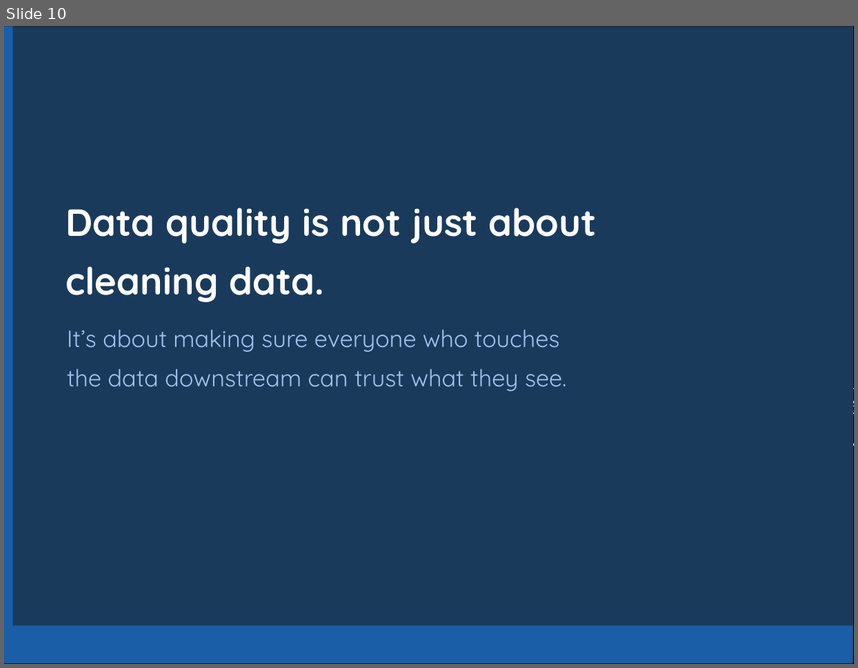
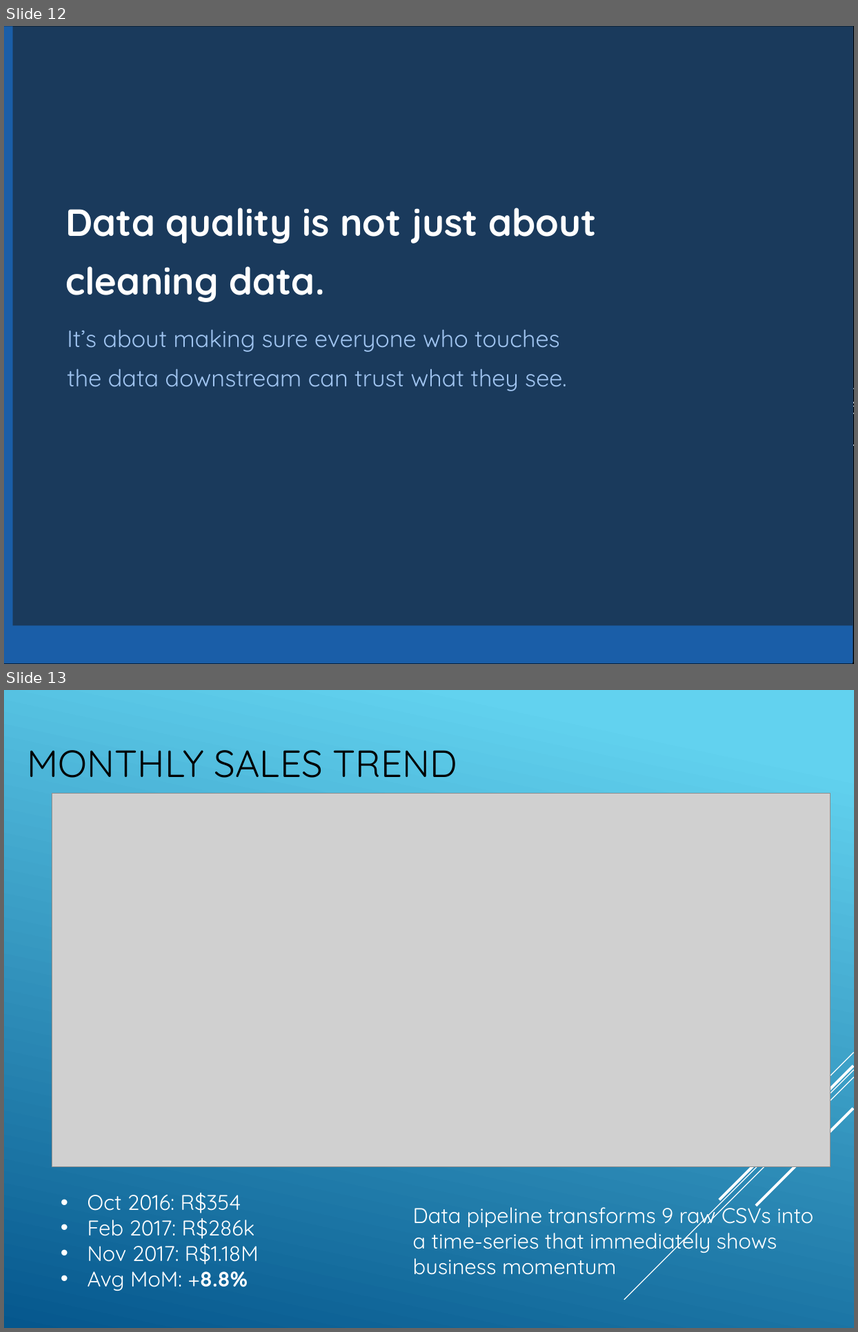
Before and after one commit to weihg27/ecommerce-project, a slide deck: slices/Olist_Ecommerce_Project_Presentation.pptx. Shown one above the other, each under a label of ours: slide 10 before the commit, slides 12 and 13 after it. The pictures are 858x668 and 858x1332 pixels, drawn with LibreOffice and Linux fonts; fonts in the diff are those of the drawing; grey boxes stand for pictures. Boxes give left, top, right and bottom in pixels: in the first picture for what was removed or moved away, otherwise in the second. Text is boxed around its words. In the diff, an @@ line names an element or a change of style, - is before the commit and + after.

```diff
--- a/slices/Olist_Ecommerce_Project_Presentation.pptx
+++ b/slices/Olist_Ecommerce_Project_Presentation.pptx
@@ slide 13 added at [4, 690, 854, 1328], background gradient #62D2EF to #05578D; not listed: 5 template elements that a slide beside it also shows @@
@@ title added at [27, 750, 457, 778], 32 pt, text #000000 @@
+MONTHLY SALES TREND
@@ picture added at [52, 793, 831, 1166] @@
@@ text added at [87, 1192, 259, 1290], 18 pt, text #FFFFFF @@
+• Oct 2016: R$354
+• Feb 2017: R$286k
+• Nov 2017: R$1.18M
+• Avg MoM: +8.8%
@@ text added at [413, 1201, 813, 1274], 18 pt, text #FFFFFF @@
+Data pipeline transforms 9 raw CSVs into a time-series that immediately shows business momentum
@@ what was slide 10 is now slide 12 @@
```
Also in this commit, not shown: 8 slides changed, 7 other slides added, 4 slides removed, 4 other files.
